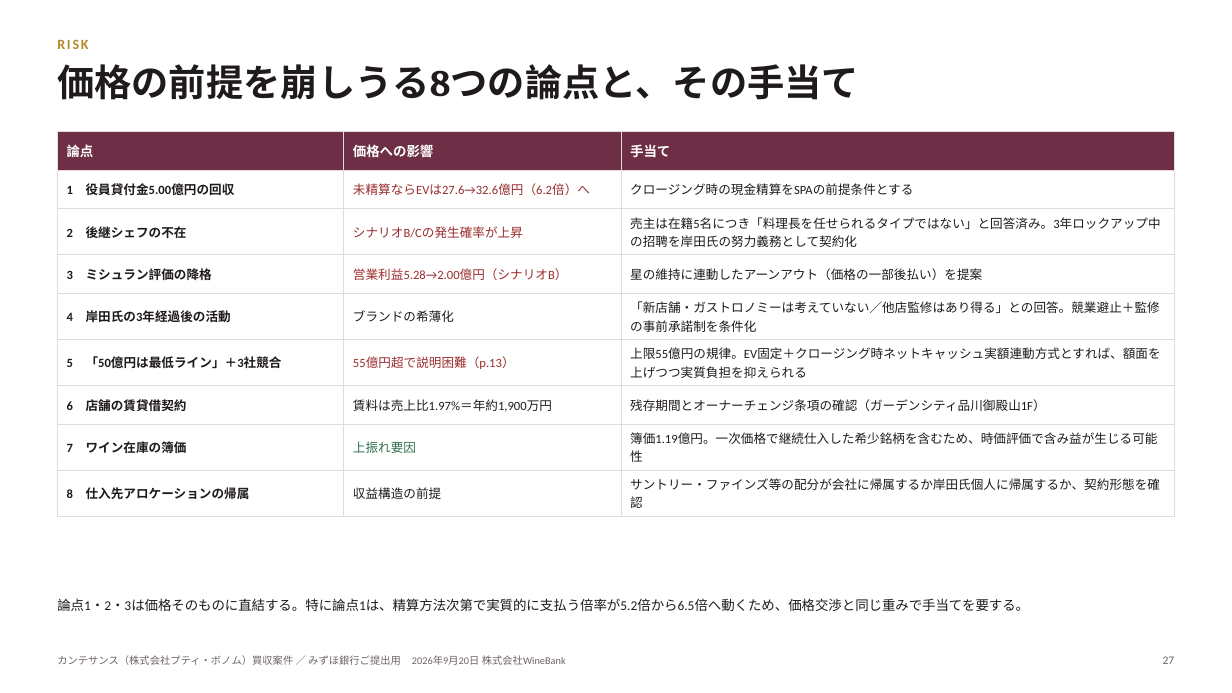
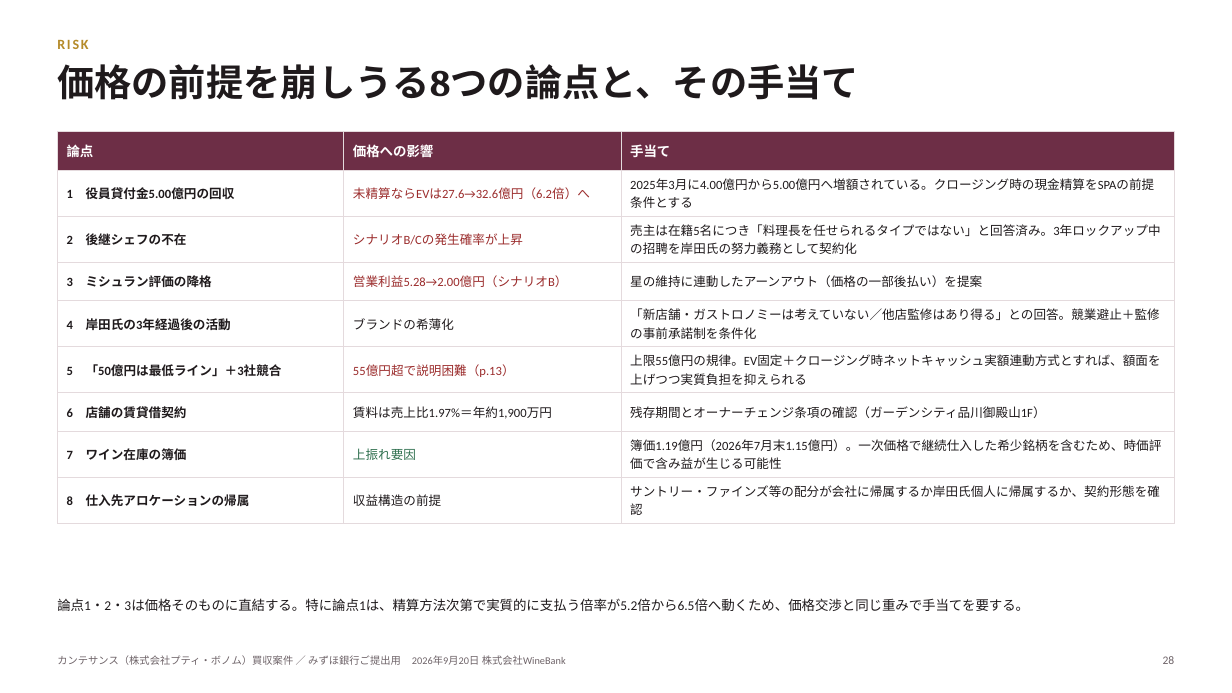
Before and after one commit to nakano-winebank/wine-auction, a slide deck: slide 28 of M&A/カンテサンス/カンテサンス_銀行ご提出用資料.pptx (slide 27 before the commit). Drawn at 1232x693 pixels with LibreOffice and Linux fonts; fonts in the diff are those of the drawing. Boxes give left, top, right and bottom in pixels: in the first picture for what was removed or moved away, otherwise in the second. Text is boxed around its words. In the diff, an @@ line names an element or a change of style, - is before the commit and + after.

```diff
--- a/M&A/カンテサンス/カンテサンス_銀行ご提出用資料.pptx
+++ b/M&A/カンテサンス/カンテサンス_銀行ご提出用資料.pptx
@@ table at box(57, 131, 1175, 519) @@
-row 2, column 3: クロージング時の現金精算をSPAの前提条件とする
+row 2, column 3: 2025年3月に4.00億円から5.00億円へ増額されている。クロージング時の現金精算をSPAの前提条件とする
-row 8, column 3: 簿価1.19億円。一次価格で継続仕入した希少銘柄を含むため、時価評価で含み益が生じる可能性
+row 8, column 3: 簿価1.19億円（2026年7月末1.15億円）。一次価格で継続仕入した希少銘柄を含むため、時価評価で含み益が生じる可能性
@@ text at box(1163, 656, 1175, 664): text changed @@
-27
+28
```
Also in this commit, not shown: 23 other slides changed, 1 slide added, 5 other files.
